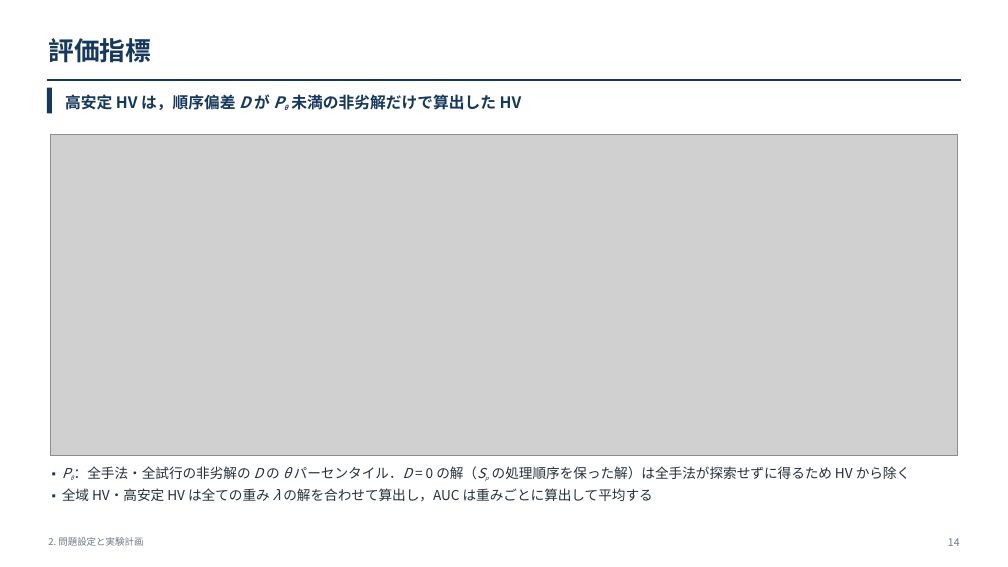
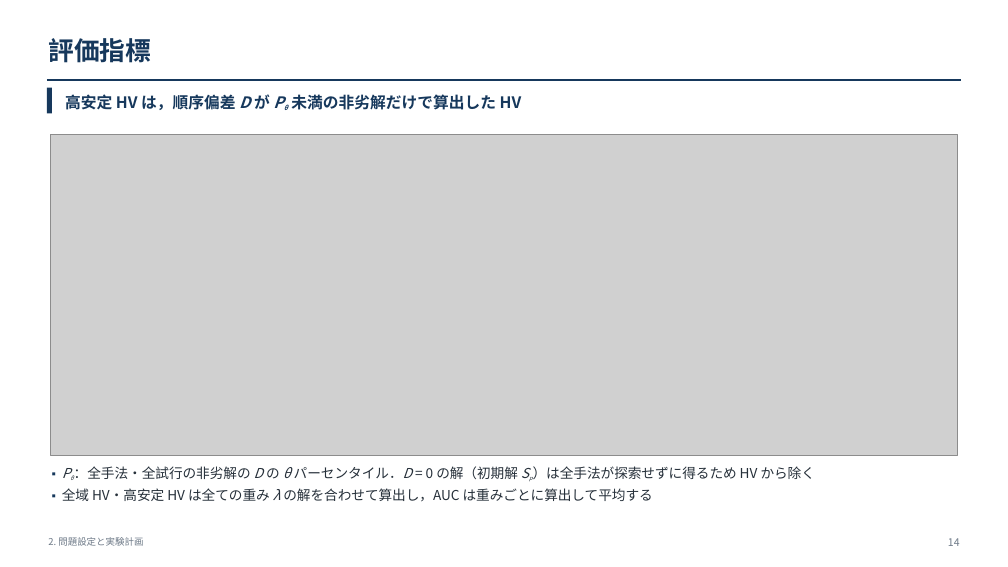
Before and after one commit to kitotakumi/stability_scheduling, a slide deck: slide 14 of doc/presentation_materials/JIMA2026fall_発表.pptx. Drawn at 1008x567 pixels with LibreOffice and Linux fonts; fonts in the diff are those of the drawing; grey boxes stand for pictures. Boxes give left, top, right and bottom in pixels: in the first picture for what was removed or moved away, otherwise in the second. Text is boxed around its words. In the diff, an @@ line names an element or a change of style, - is before the commit and + after.

```diff
--- a/doc/presentation_materials/JIMA2026fall_発表.pptx
+++ b/doc/presentation_materials/JIMA2026fall_発表.pptx
@@ text at [74,466,815,479]: text changed @@
-▪ Pθ：全手法・全試行の非劣解の D の θ パーセンタイル．D = 0 の解（Sp の処理順序を保った解）は全手法が探索せずに得るため HV から除く
+▪ Pθ：全手法・全試行の非劣解の D の θ パーセンタイル．D = 0 の解（初期解 Sp）は全手法が探索せずに得るため HV から除く
```
Also in this commit, not shown: 2 other slides changed, 7 other files.
